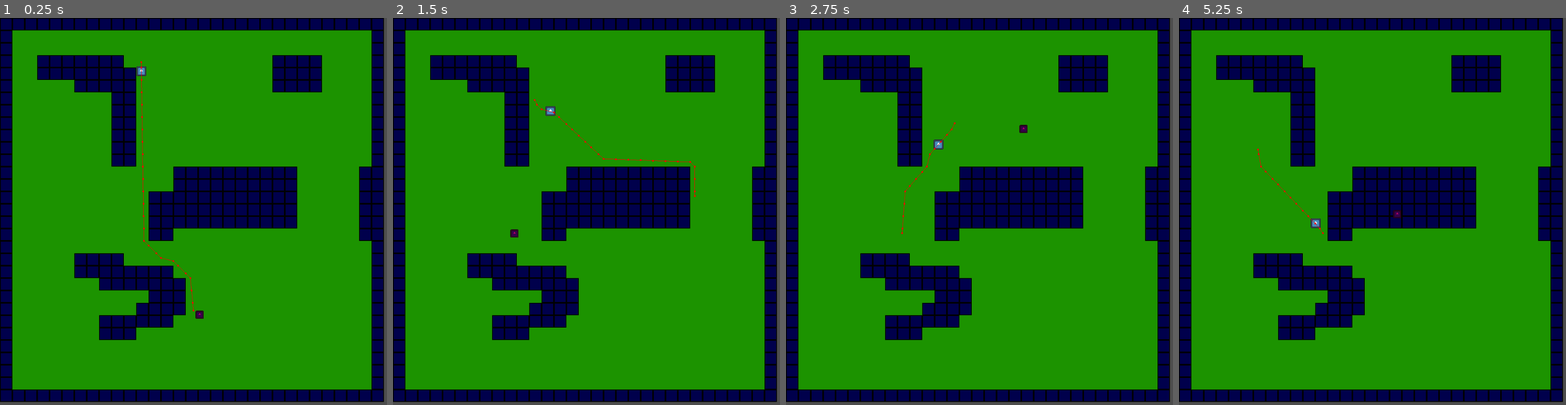
Above: before the commit, frames 1-4 (left to right).
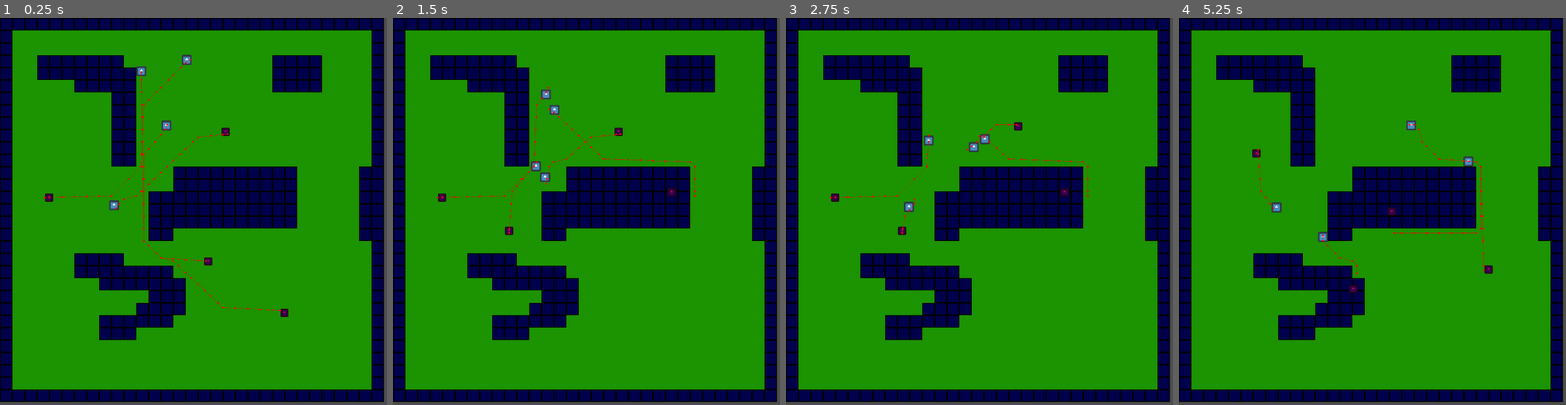
Above: after the commit, the same moments.

Repository: andrey17895/gmtk_jam
Game: Godot game, scene res://mainscreen.tscn
Same seed, same stepped clock (60 frames per second), same inputs: the game is played once before the commit and once after it. The engine's default icon, where the game draws it, is replaced by a stand-in: a white triangle on a blue panel in a dark square.
Inputs (mouse positions are in pixels of both pictures, inside the frame that each line leads up to):
- Up to frame 1 (0.25 s): no input
- Up to frame 2 (1.5 s): move the mouse to (671, 192) at 0.52 s; click (671, 192) at 0.6 s; move the mouse to (509, 230) at 1.27 s; click (509, 230) at 1.35 s
- Up to frame 3 (2.75 s): move the mouse to (1018, 126) at 2.02 s; click (1018, 126) at 2.1 s
- Up to frame 4 (5.25 s): move the mouse to (1353, 288) at 2.77 s; click (1353, 288) at 2.85 s; move the mouse to (1488, 269) at 3.52 s; click (1488, 269) at 3.6 s; move the mouse to (1256, 153) at 4.27 s; click (1256, 153) at 4.35 s; move the mouse to (1391, 211) at 5.02 s; click (1391, 211) at 5.1 s

The runs differ from the first frame. In frame 1, 0.8% of the frame differs, in the area x 11-75%, y 9-78%; in frame 2, 0.7%; in frame 3, 0.8%; in frame 4, 0.8%, in the area x 18-82%, y 26-72%.

Commit message:
multiple instances

Diff:
--- a/ghost.gd
+++ b/ghost.gd
@@ -1,7 +1,7 @@
 extends CharacterBody2D
 
 @export var speed = 10
-@export var target: Node2D
+@export var target :Node2D
 @onready var nav_agent := $NavigationAgent2D as NavigationAgent2D
 
 func _ready():
--- a/ghost.tscn
+++ b/ghost.tscn
@@ -7,6 +7,7 @@
 radius = 12.0
 
 [node name="ghost" type="CharacterBody2D"]
+collision_layer = 2
 script = ExtResource("1_e882q")
 
 [node name="Icon" type="Sprite2D" parent="."]
@@ -20,6 +21,7 @@
 debug_enabled = true
 
 [node name="Timer" type="Timer" parent="."]
+wait_time = 0.2
 autostart = true
 
 [connection signal="timeout" from="Timer" to="." method="_on_timer_timeout"]
--- a/mainscreen.gd
+++ b/mainscreen.gd
@@ -1,5 +1,7 @@
 extends Node2D
 
+
+var current_index: int = 0;
 
 # Called when the node enters the scene tree for the first time.
 func _ready():
@@ -9,4 +11,8 @@
 # Called every frame. 'delta' is the elapsed time since the previous frame.
 func _process(delta):
 	if Input.is_action_just_pressed("mouse_click"):
-		$Traget.global_position = get_global_mouse_position()
+		var targets = [$Traget as Node2D, $Traget2 as Node2D, $Traget3 as Node2D, $Traget4 as Node2D]
+		var target = targets[current_index]
+		var gp = get_global_mouse_position()
+		target.global_position = gp
+		current_index = (current_index + 1) % targets.size()
--- a/mainscreen.tscn
+++ b/mainscreen.tscn
@@ -49,16 +49,54 @@
 format = 2
 layer_0/tile_data = PackedInt32Array(0, 1, 0, 65536, 1, 0, 131072, 1, 0, 196608, 1, 0, 262144, 1, 0, 327680, 1, 0, 3932 …(13671 unchanged characters)…
 
-[node name="Traget" type="Node2D" parent="."]
-position = Vector2(502, 760)
-
-[node name="Sprite2D" type="Sprite2D" parent="Traget"]
-modulate = Color(0.780392, 0, 0.403922, 1)
-position = Vector2(14, 7)
-scale = Vector2(0.164062, 0.164062)
-texture = ExtResource("5_cdvck")
-
 [node name="ghost" parent="." node_paths=PackedStringArray("target") instance=ExtResource("4_3t1wt")]
 position = Vector2(365, 114)
 speed = 100
 target = NodePath("../Traget")
+
+[node name="ghost2" parent="." node_paths=PackedStringArray("target") instance=ExtResource("4_3t1wt")]
+position = Vector2(440, 257)
+speed = 100
+target = NodePath("../Traget2")
+
+[node name="ghost3" parent="." node_paths=PackedStringArray("target") instance=ExtResource("4_3t1wt")]
+position = Vector2(276, 498)
+speed = 100
+target = NodePath("../Traget3")
+
+[node name="ghost4" parent="." node_paths=PackedStringArray("target") instance=ExtResource("4_3t1wt")]
+position = Vector2(499, 92)
+speed = 100
+target = NodePath("../Traget4")
+
+[node name="Traget" type="Node2D" parent="."]
+position = Vector2(538, 629)
+
+[node name="Sprite2D" type="Sprite2D" parent="Traget"]
+modulate = Color(0.780392, 0, 0.403922, 1)
+scale = Vector2(0.164062, 0.164062)
+texture = ExtResource("5_cdvck")
+
+[node name="Traget2" type="Node2D" parent="."]
+position = Vector2(735, 762)
+
+[node name="Sprite2D" type="Sprite2D" parent="Traget2"]
+modulate = Color(0.780392, 0, 0.403922, 1)
+scale = Vector2(0.164062, 0.164062)
+texture = ExtResource("5_cdvck")
+
+[node name="Traget3" type="Node2D" parent="."]
+position = Vector2(583, 294)
+
+[node name="Sprite2D" type="Sprite2D" parent="Traget3"]
+modulate = Color(0.780392, 0, 0.403922, 1)
+scale = Vector2(0.164062, 0.164062)
+texture = ExtResource("5_cdvck")
+
+[node name="Traget4" type="Node2D" parent="."]
+position = Vector2(127, 464)
+
+[node name="Sprite2D" type="Sprite2D" parent="Traget4"]
+modulate = Color(0.780392, 0, 0.403922, 1)
+scale = Vector2(0.164062, 0.164062)
+texture = ExtResource("5_cdvck")
--- a/project.godot
+++ b/project.godot
@@ -17,8 +17,9 @@
 
 [display]
 
-window/size/viewport_width=1000
-window/size/viewport_height=1000
+window/size/viewport_width=1500
+window/size/viewport_height=1500
+window/stretch/scale=1.5
 
 [input]
 
